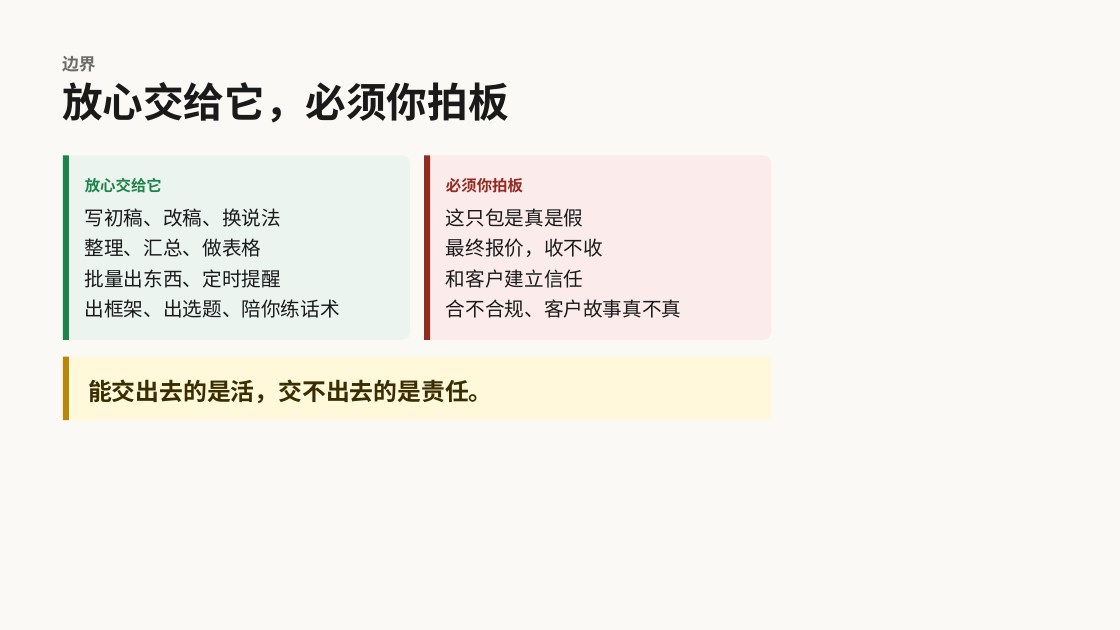
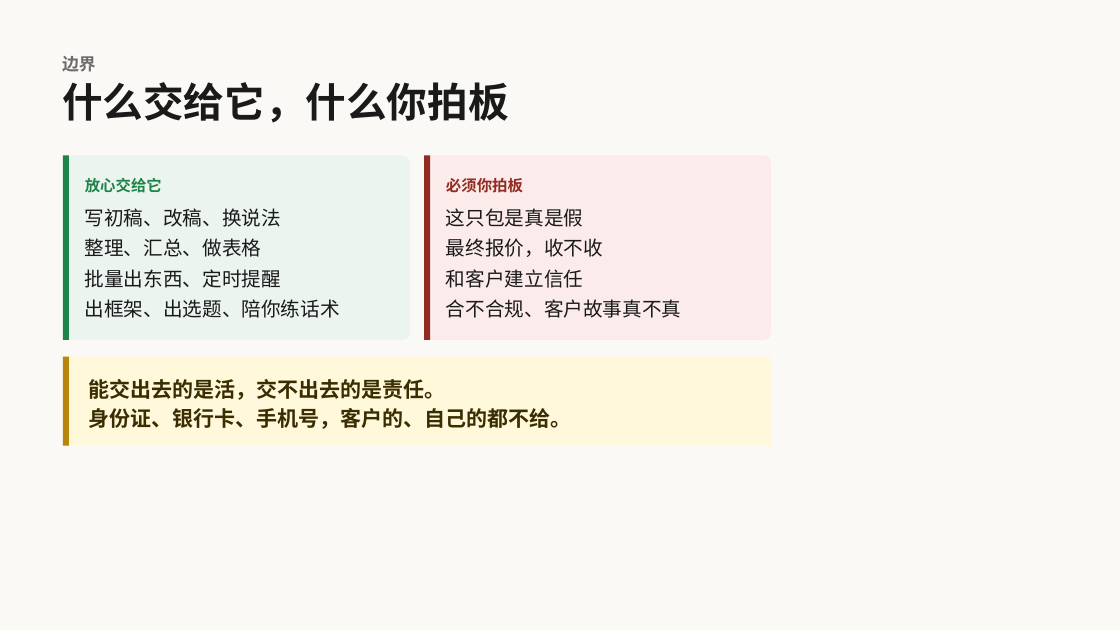
Before and after one commit to yayaaimengzhu-ops/plan, a slide deck: slide 9 of 11-04 先问对再让AI懂你-演示文稿·可编辑.pptx (slide 15 before the commit). Drawn at 1120x630 pixels with LibreOffice and Linux fonts; fonts in the diff are those of the drawing. Boxes give left, top, right and bottom in pixels: in the first picture for what was removed or moved away, otherwise in the second. Text is boxed around its words. In the diff, an @@ line names an element or a change of style, - is before the commit and + after.

```diff
--- a/11-04 先问对再让AI懂你-演示文稿·可编辑.pptx
+++ b/11-04 先问对再让AI懂你-演示文稿·可编辑.pptx
@@ text at (62, 82, 509, 123): text changed @@
-放心交给它，必须你拍板
+什么交给它，什么你拍板
@@ rectangle: place and size @@
-rectangle at (63, 357, 771, 421)
+rectangle at (63, 357, 771, 446)
@@ rectangle: place and size @@
-rectangle at (63, 357, 69, 421)
+rectangle at (63, 357, 69, 446)
@@ text at (88, 379, 445, 400): size 20.4 to 18 pt in "能交出去的是活，交不出去的是责任。"; line spacing 28.6pt to 25.2pt @@
@@ text at (88, 408, 571, 429): paragraph added @@
+身份证、银行卡、手机号，客户的、自己的都不给。
```
Also in this commit, not shown: 16 other slides changed, 3 slides added, 28 slides removed, 1 other file.
